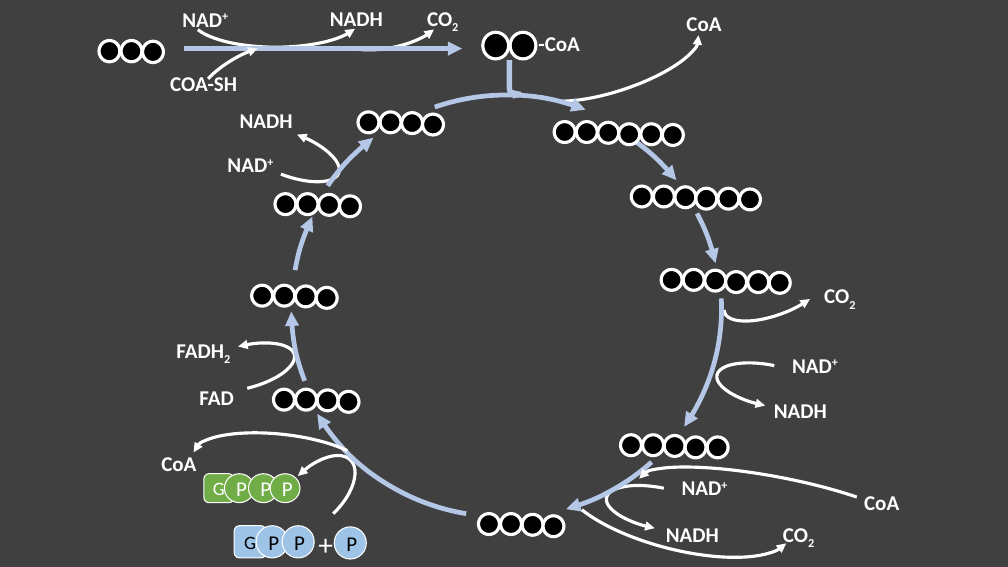
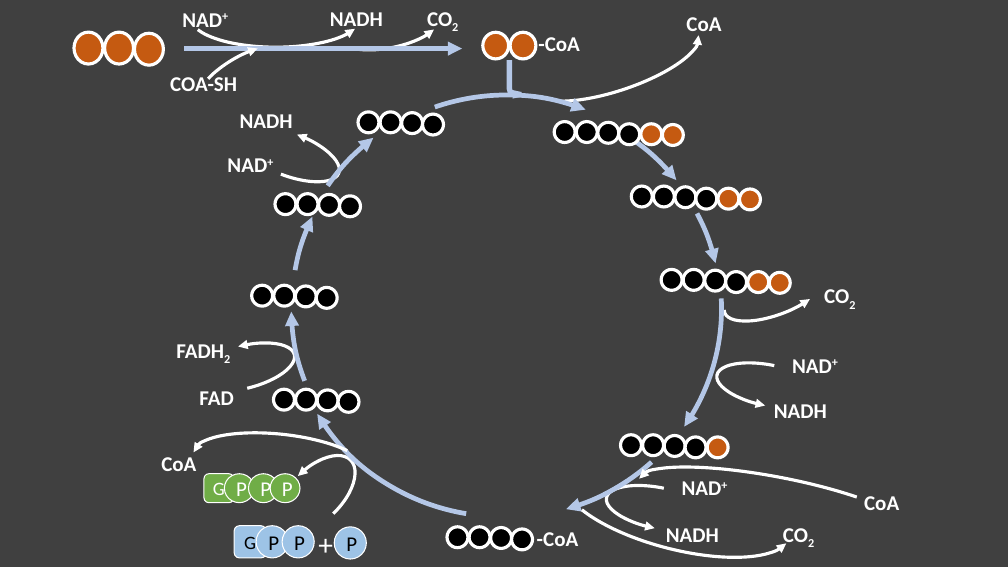
Before and after one commit to daniloasdotcom/Bioquimica-com-Danilo, a slide deck: slide 19 of static/aulas/ciclo_de_krebs.pptx. Drawn at 1008x567 pixels with LibreOffice and Linux fonts; fonts in the diff are those of the drawing. Boxes give left, top, right and bottom in pixels: in the first picture for what was removed or moved away, otherwise in the second. Text is boxed around its words. In the diff, an @@ line names an element or a change of style, - is before the commit and + after.

```diff
--- a/static/aulas/ciclo_de_krebs.pptx
+++ b/static/aulas/ciclo_de_krebs.pptx
@@ fill #000000 to #C55A11 in 12 elements at <box>483,33,509,59</box>, <box>510,33,536,59</box>, <box>718,188,740,209</box>, <box>740,189,761,210</box>, <box>748,271,769,293</box>, <box>770,272,791,293</box>, <box>707,437,728,458</box>, <box>641,124,662,145</box>, <box>662,125,684,146</box>, <box>135,33,163,65</box>, <box>104,32,133,64</box>, <box>74,32,103,64</box> @@
@@ ellipse: place and size @@
-ellipse at <box>99,41,120,62</box>
+ellipse at <box>74,32,103,64</box>
@@ ellipse: place and size @@
-ellipse at <box>121,41,142,62</box>
+ellipse at <box>104,32,133,64</box>
@@ ellipse: place and size @@
-ellipse at <box>143,42,164,63</box>
+ellipse at <box>135,33,163,65</box>
@@ 4 ellipses: place and size @@
-4 ellipses at <box>479,513,564,537</box>
+4 ellipses at <box>447,527,533,551</box>
@@ text added at <box>537,532,579,546</box>, 20 pt, text #FFFFFF, bold @@
+-CoA
```
Also in this commit, not shown: 4 other slides changed, 9 slides added, 3 slides removed, 2 other files.
